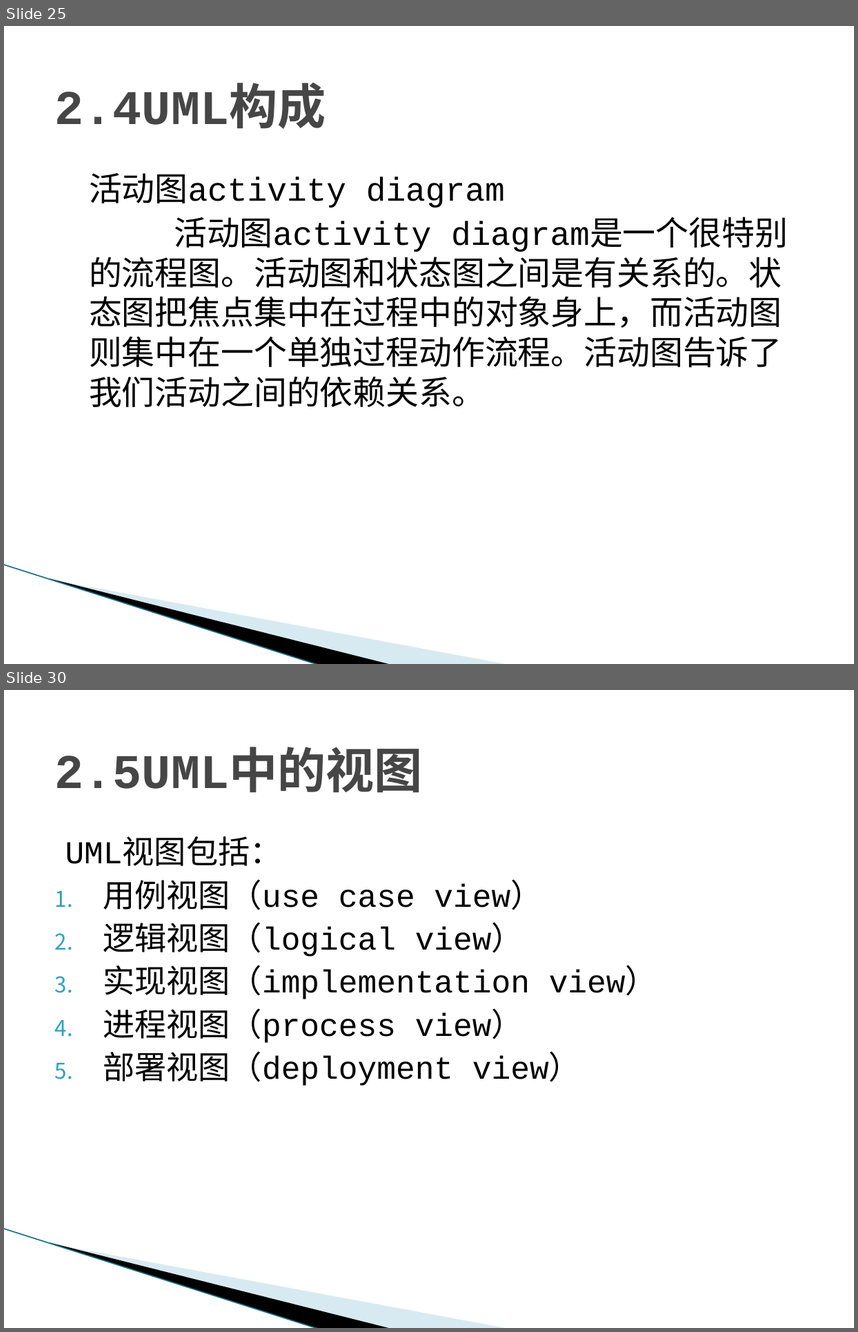
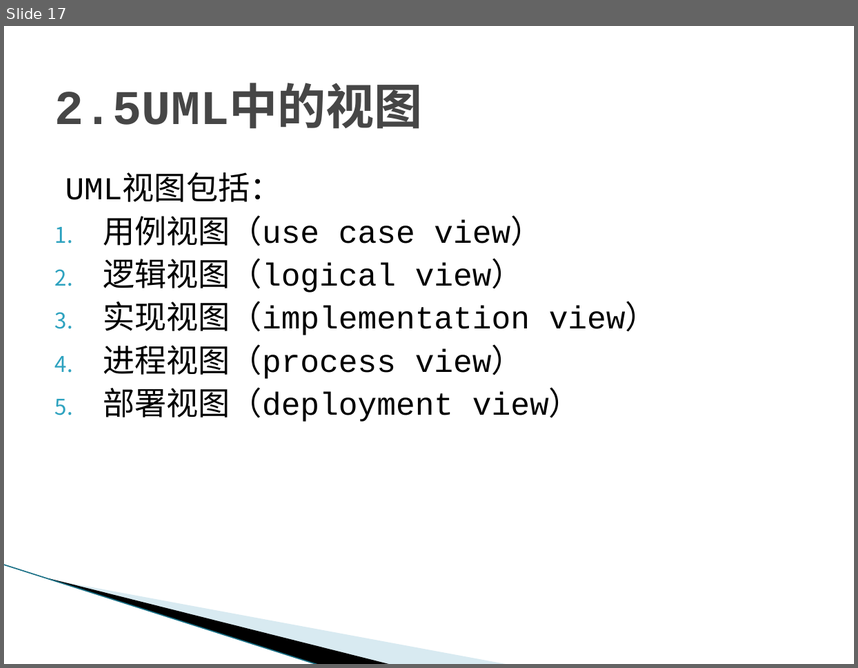
Before and after one commit to tzy502/G16, a slide deck: UML/UML概述-G16.pptx. Shown one above the other, each under a label of ours: slides 25 and 30 before the commit, slide 17 after it; the slides between them are not shown. The pictures are 858x1332 and 858x668 pixels, drawn with LibreOffice and Linux fonts; fonts in the diff are those of the drawing; background and template pictures are left out. Boxes give left, top, right and bottom in pixels: in the first picture for what was removed or moved away, otherwise in the second. Text is boxed around its words. In the diff, an @@ line names an element or a change of style, - is before the commit and + after.

```diff
--- a/UML/UML概述-G16.pptx
+++ b/UML/UML概述-G16.pptx
@@ slide 25 removed at (x1=4, y1=26, x2=854, y2=664), background #FFFFFF; not listed: 3 template elements that a slide beside it also shows @@
@@ title removed at (x1=55, y1=89, x2=326, y2=129) @@
-2.4UML构成
@@ text removed at (x1=89, y1=173, x2=782, y2=407) @@
-活动图activity diagram
-活动图activity diagram是一个很特别的流程图。活动图和状态图之间是有关系的。状态图把焦点集中在过程中的对象身上，而活动图则集中在一个单独过程动作流程。活动图告诉了我们活动之间的依赖关系。
@@ what was slide 30 is now slide 17 @@
```
Also in this commit, not shown: 4 slides changed, 5 slides added, 14 other slides removed.
